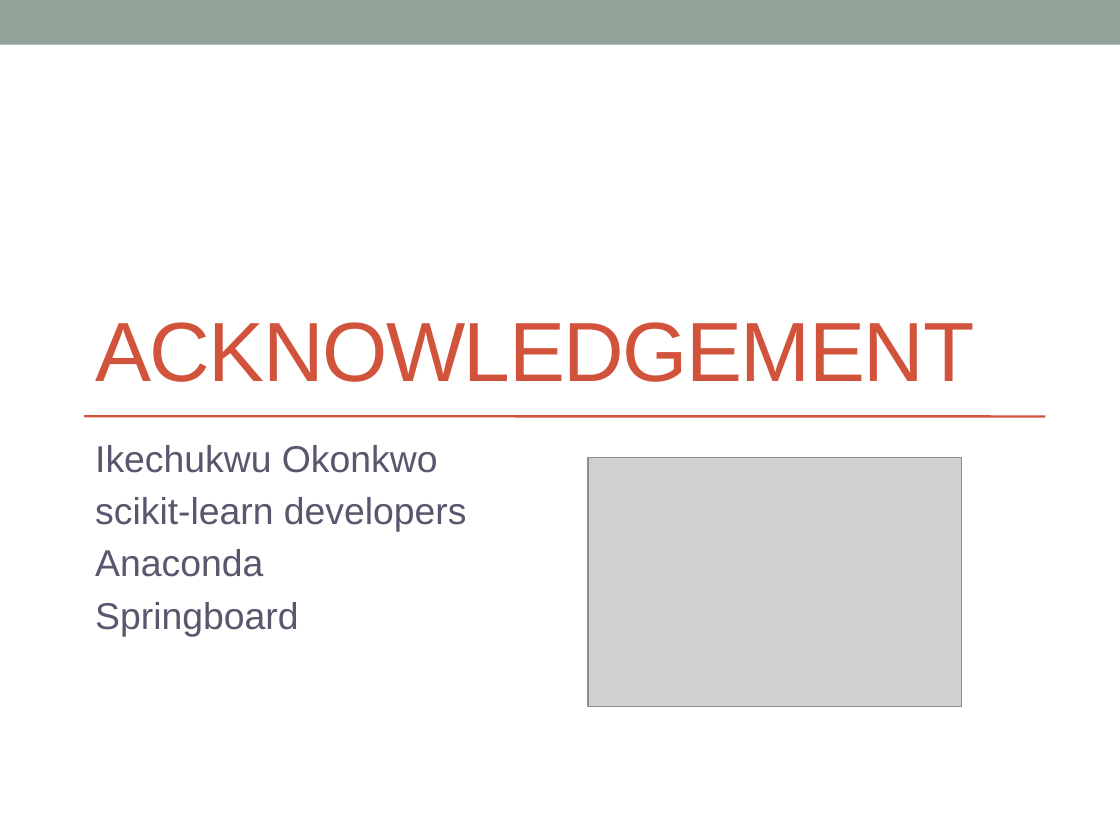
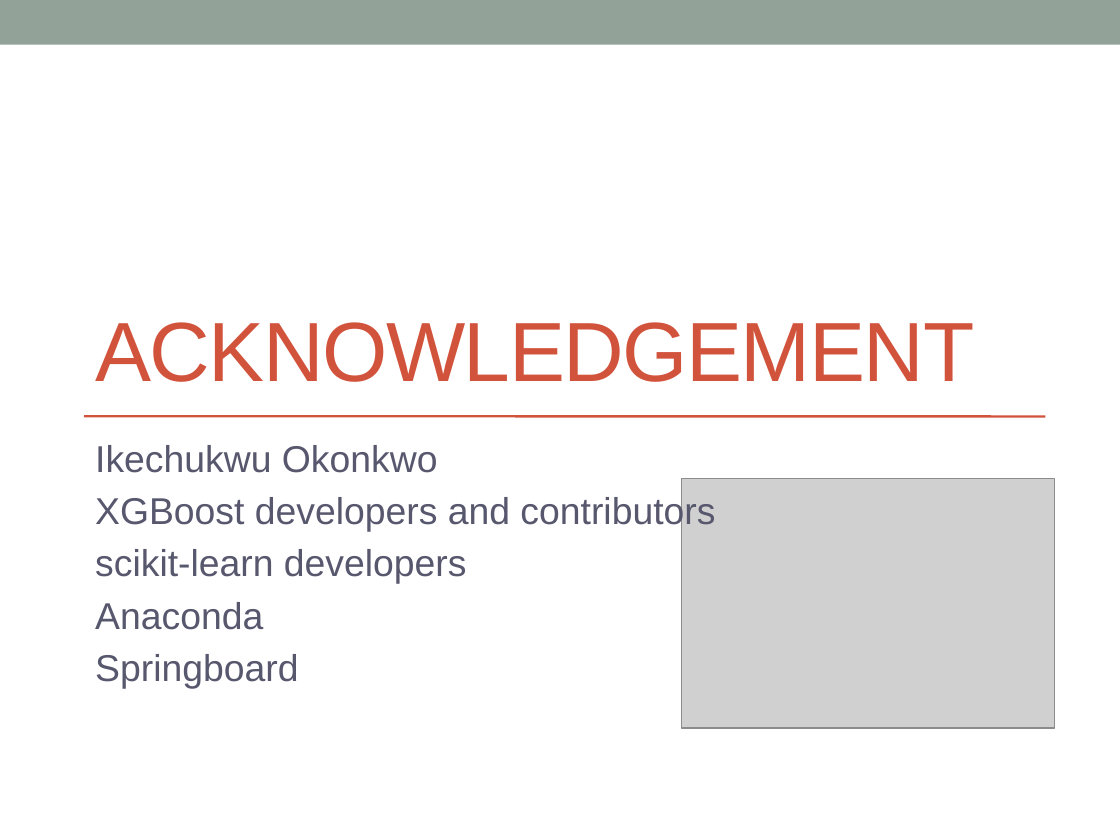
Before and after one commit to hsiehweichun/springboard_program, a slide deck: slide 36 of Capstone_deck.pptx (slide 32 before the commit). Drawn at 1120x840 pixels with LibreOffice and Linux fonts; fonts in the diff are those of the drawing; grey boxes stand for pictures. Boxes give left, top, right and bottom in pixels: in the first picture for what was removed or moved away, otherwise in the second. Text is boxed around its words. In the diff, an @@ line names an element or a change of style, - is before the commit and + after.

```diff
--- a/Capstone_deck.pptx
+++ b/Capstone_deck.pptx
@@ picture: place and size @@
-picture at box(588, 457, 961, 707)
+picture at box(681, 479, 1054, 729)
@@ subtitle at box(95, 495, 715, 532): paragraph added @@
+XGBoost developers and contributors
```
Also in this commit, not shown: 11 other slides changed, 4 slides added.
